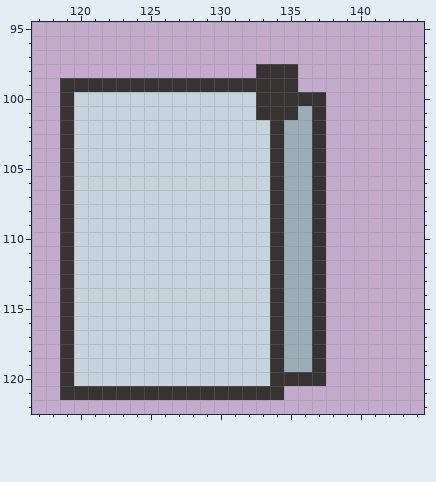
Pixel-art file, stored at Assets/Scenes/Fridge 8.ase. This is how it looked before the edit.
280x200 pixels, 1 frame. Shown: x 117..144, y 95..122.
The same view after the edit:
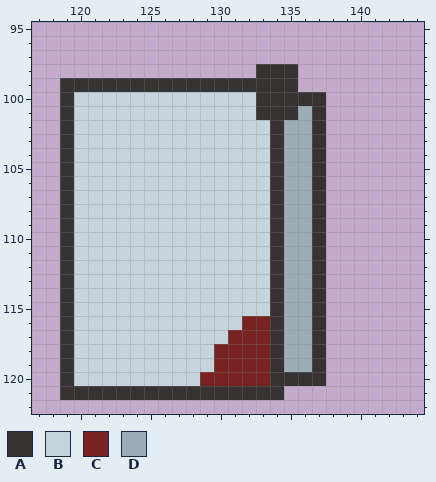
Palette (. is transparent): A #373333  B #c5d3dc  C #782222  D #9badb7
Changes in this commit:
Changed rows in their new state; - is an unchanged pixel.
first column x 129:
116 ---CC
117 --CCC
118 -CCCC
119 -CCCC
120 CCCCC
